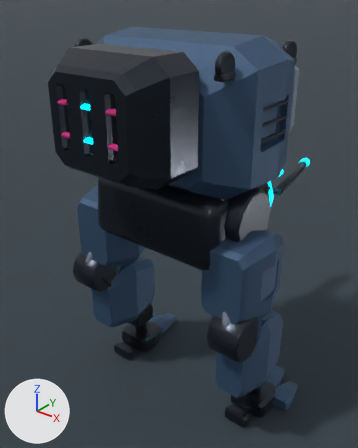
An edit to the Blender file content/source-art/arclancewalker-v2.blend, drawn before and after from the same camera.
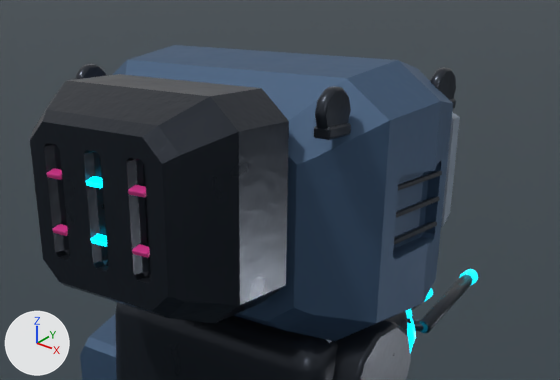
Old and new are each drawn whole from a camera (50 mm lens) standing at (1.72, -2.2, 2.61) and looking at (-0.17, 0.16, 1.14) and again close up on the part from 8% to 100% of the width and 0% to 50% of the height. The axes (+X, +Y, +Z) are drawn at lower left. The lights are the same throughout. The older version's two pictures come first.

In view in the first close-up: 'ArcLanceWalkerArcEmitter_Prong_1', 'ArcLanceWalkerArmor_ChestPlate', 'ArcLanceWalkerArmor_LiftingLug_2', 'ArcLanceWalkerArmor_LiftingLug_4', 'ArcLanceWalkerArmor_LugWeldPad_4', 'ArcLanceWalkerArmor_Pelvis', 'ArcLanceWalkerArmor_PowerCell', 'ArcLanceWalkerArmor_Torso', 'ArcLanceWalkerLeg_HipJoint_R', 'ArcLanceWalkerLeg_ThighArmor_L', 'PreviewFloor' and 14 more.
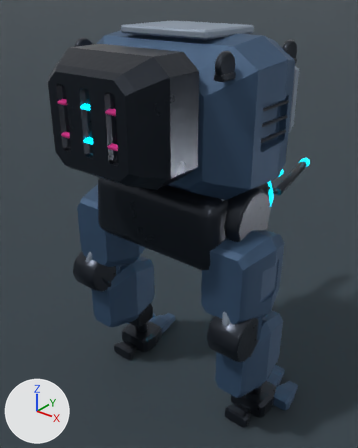
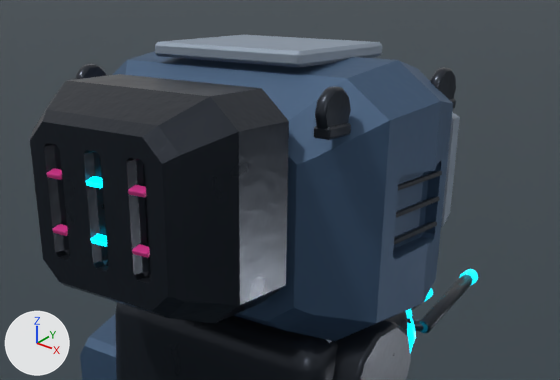
What changed in the scene script:
```text
Add me_arclancewalkerarmor_torsocrownshield_mesh:
    me_arclancewalkerarmor_torsocrownshield_mesh.from_pydata(...)  # 24 vertices, 26 faces; spans x -0.28..0.28, y -0.2..0.24, z 2.389..2.431
    me_arclancewalkerarmor_torsocrownshield_mesh.materials.append(mat_arclancewalker_lightarmor)
Add ob_arclancewalkerarmor_torsocrownshield:
    ob_arclancewalkerarmor_torsocrownshield = bpy.data.objects.new('ArcLanceWalkerArmor_TorsoCrownShield', me_arclancewalkerarmor_torsocrownshield_mesh)
    ob_arclancewalkerarmor_torsocrownshield.location = (0.0, 0.0, -0.02)
```

Boxes (x1, y1, x2, y2) around the edits, measured in the close-ups (560 x 380 px):
'ArcLanceWalkerArmor_TorsoCrownShield', added
    after: (155, 35, 382, 67)
